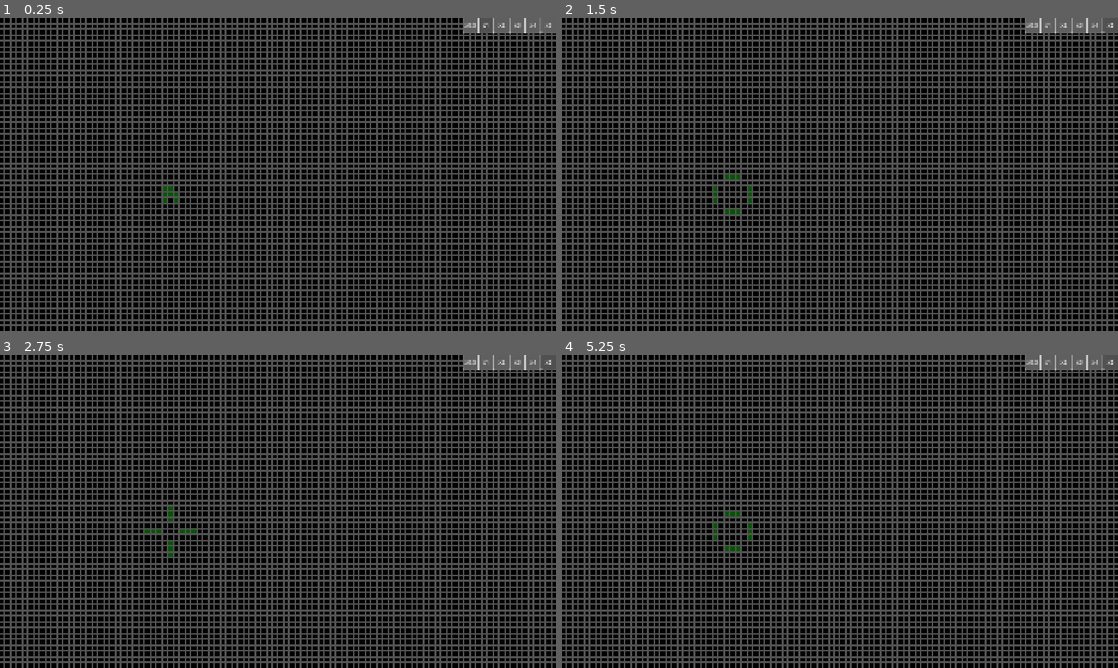
Above: before the commit, frames 1-4 (two rows, left to right).
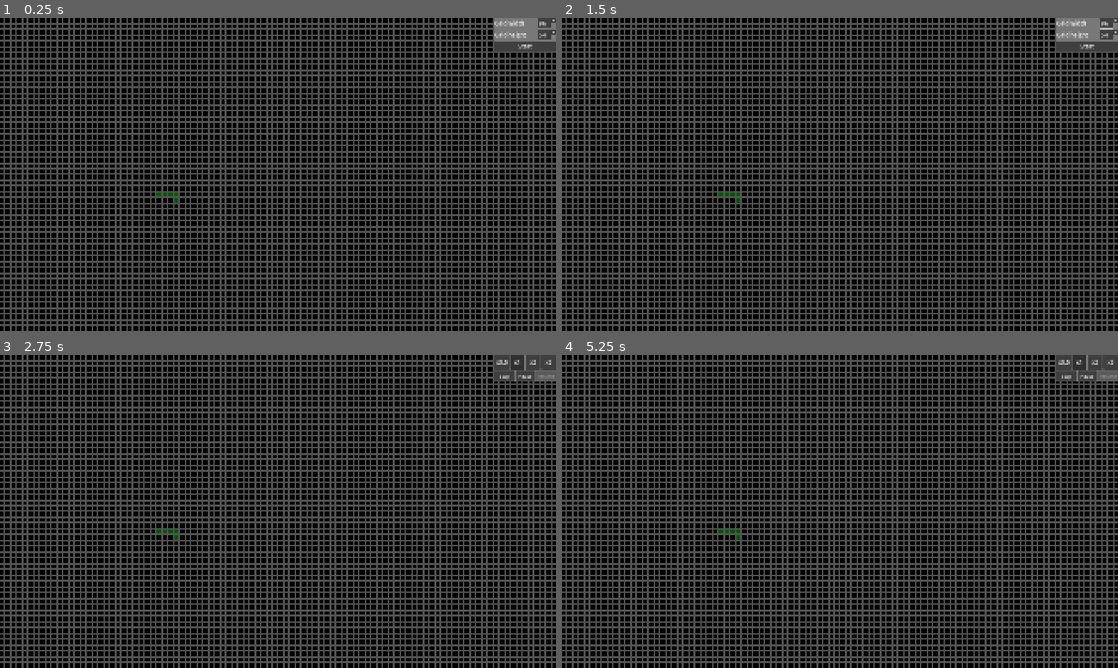
Above: after the commit, the same moments.

Repository: ExtriPL/Godot-Game-of-Life
Game: Godot game, scene res://scenes/game_view.tscn
Same seed, same stepped clock (60 frames per second), same inputs: the game is played once before the commit and once after it.
Inputs (mouse positions are in pixels of both pictures, inside the frame that each line leads up to):
- Up to frame 1 (0.25 s): no input
- Up to frame 2 (1.5 s): click (1095, 24) at 0.5 s, where only the run before the commit has a clickable "x4"; click (1112, 24) at 1.25 s, where only the run before the commit has a clickable "x5"
- Up to frame 3 (2.75 s): click (522, 383) at 2 s, where only the run after the commit has a clickable "Start"
- Up to frame 4 (5.25 s): click (1067, 376) at 2.75 s, where only the run after the commit has a clickable "Stop"; click (1084, 383) at 3.5 s, where only the run after the commit has a clickable "Start"; click (1084, 376) at 4.25 s, where only the run after the commit has a clickable "Pause"; click (1106, 376) at 5 s, where only the run after the commit has a clickable "Resume"

The runs differ from the first frame. In frame 1, 1.2% of the frame differs, in the area x 28-100%, y 0-60%; in frame 2, 1.3%, in the area x 27-100%, y 0-63%; in frame 3, 1.0%; in frame 4, 1.0%.

Commit message:
Create game flow control panel

Diff:
--- a/scenes/game_view.tscn
+++ b/scenes/game_view.tscn
@@ -4,9 +4,11 @@
 [ext_resource type="PackedScene" uid="uid://du5nb76yepynx" path="res://scenes/time_control.tscn" id="1_nc4dn"]
 [ext_resource type="Script" uid="uid://bggpim7gvuung" path="res://scripts/grid_visualizer.gd" id="1_pkiub"]
 [ext_resource type="Script" uid="uid://copqt3hyvb2yn" path="res://scripts/world_updater.gd" id="1_u2e3f"]
+[ext_resource type="PackedScene" uid="uid://cv5oks6utqwot" path="res://scenes/properties_control.tscn" id="2_na2vj"]
+[ext_resource type="PackedScene" uid="uid://bikwoxnuo1us2" path="res://scenes/phase_buttons.tscn" id="3_rljdn"]
 
 [sub_resource type="StyleBoxFlat" id="StyleBoxFlat_nc4dn"]
-bg_color = Color(0.78431374, 0.78431374, 0.78431374, 1)
+bg_color = Color(0.47058824, 0.47058824, 0.47058824, 1)
 
 [sub_resource type="Theme" id="Theme_nc4dn"]
 default_font_size = 4
@@ -20,7 +22,7 @@
 anchors_preset = 1
 anchor_left = 1.0
 anchor_right = 1.0
-offset_left = -320.0
+offset_left = -212.0
 offset_bottom = 50.0
 grow_horizontal = 0
 size_flags_horizontal = 3
@@ -38,9 +40,14 @@
 timer = NodePath("../../../../UpdateTimer")
 base_time_interval = 0.2
 
+[node name="PropertiesControl" parent="Canvas/Controls/HContainer" unique_id=1138384911 instance=ExtResource("2_na2vj")]
+layout_mode = 2
+
+[node name="PhaseButtons" parent="Canvas/Controls/HContainer" unique_id=1217455438 instance=ExtResource("3_rljdn")]
+layout_mode = 2
+
 [node name="UpdateTimer" type="Timer" parent="." unique_id=626593022]
 wait_time = 0.2
-autostart = true
 
 [node name="Grid" type="Node2D" parent="." unique_id=391665613]
 
@@ -51,14 +58,25 @@
 line_color = Color(0.32416296, 0.3241629, 0.32416287, 1)
 cell_alive_color = Color(0, 0.33765262, 0, 1)
 
-[node name="Updater" type="Node" parent="Grid" unique_id=261869783]
+[node name="Updater" type="Node" parent="Grid" unique_id=261869783 node_paths=PackedStringArray("properties")]
 script = ExtResource("1_u2e3f")
+properties = NodePath("../Properties")
 
-[node name="Visualizer" type="Node2D" parent="Grid" unique_id=1249074663]
+[node name="Visualizer" type="Node2D" parent="Grid" unique_id=1249074663 node_paths=PackedStringArray("properties", "state_holder")]
 script = ExtResource("1_pkiub")
+properties = NodePath("../Properties")
+state_holder = NodePath("../Updater")
 
 [node name="Camera2D" type="Camera2D" parent="." unique_id=733951472]
 
+[connection signal="grid_dimensions_changed" from="Canvas/Controls/HContainer/PropertiesControl" to="Grid/Properties" method="_selected_grid_dimensions_changed"]
+[connection signal="pause_button_pressed" from="Canvas/Controls/HContainer/PhaseButtons" to="Canvas/Controls/HContainer/TimeControl" method="_disable_time_buttons"]
+[connection signal="resume_button_pressed" from="Canvas/Controls/HContainer/PhaseButtons" to="Canvas/Controls/HContainer/TimeControl" method="_enable_time_buttons"]
+[connection signal="start_button_pressed" from="Canvas/Controls/HContainer/PhaseButtons" to="Canvas/Controls/HContainer/TimeControl" method="_show_time_buttons"]
+[connection signal="start_button_pressed" from="Canvas/Controls/HContainer/PhaseButtons" to="Canvas/Controls/HContainer/PropertiesControl" method="_on_start_button_pressed"]
+[connection signal="stop_button_pressed" from="Canvas/Controls/HContainer/PhaseButtons" to="Canvas/Controls/HContainer/TimeControl" method="_hide_time_buttons"]
+[connection signal="stop_button_pressed" from="Canvas/Controls/HContainer/PhaseButtons" to="Canvas/Controls/HContainer/PropertiesControl" method="_on_stop_button_pressed"]
 [connection signal="timeout" from="UpdateTimer" to="Grid/Updater" method="_update_world_state"]
+[connection signal="properties_changed" from="Grid/Properties" to="Grid/Updater" method="_grid_properties_changed"]
 [connection signal="properties_changed" from="Grid/Properties" to="Grid/Visualizer" method="redraw"]
 [connection signal="world_updated" from="Grid/Updater" to="Grid/Visualizer" method="redraw"]
--- /dev/null
+++ b/scenes/phase_buttons.tscn
@@ -0,0 +1,44 @@
+[gd_scene format=3 uid="uid://bikwoxnuo1us2"]
+
+[ext_resource type="Script" uid="uid://pcknix8n1lor" path="res://scripts/phase_buttons.gd" id="1_iqnjs"]
+
+[node name="PhaseButtons" type="VBoxContainer" unique_id=1217455438]
+custom_minimum_size = Vector2(212, 0)
+offset_right = 40.0
+offset_bottom = 40.0
+script = ExtResource("1_iqnjs")
+
+[node name="RunningButtons" type="HBoxContainer" parent="." unique_id=815094855]
+layout_mode = 2
+
+[node name="StopButton" type="Button" parent="RunningButtons" unique_id=666497510]
+custom_minimum_size = Vector2(0, 36)
+layout_mode = 2
+size_flags_horizontal = 3
+theme_override_font_sizes/font_size = 16
+text = "Stop"
+
+[node name="PauseButton" type="Button" parent="RunningButtons" unique_id=1378606630]
+custom_minimum_size = Vector2(0, 36)
+layout_mode = 2
+size_flags_horizontal = 3
+theme_override_font_sizes/font_size = 16
+text = "Pause"
+
+[node name="ResumeButton" type="Button" parent="RunningButtons" unique_id=1808248851]
+custom_minimum_size = Vector2(0, 36)
+layout_mode = 2
+size_flags_horizontal = 3
+theme_override_font_sizes/font_size = 15
+disabled = true
+text = "Resume"
+
+[node name="StartButton" type="Button" parent="." unique_id=383537919]
+layout_mode = 2
+theme_override_font_sizes/font_size = 20
+text = "Start"
+
+[connection signal="pressed" from="RunningButtons/StopButton" to="." method="_on_stop_button_pressed"]
+[connection signal="pressed" from="RunningButtons/PauseButton" to="." method="_on_pause_button_pressed"]
+[connection signal="pressed" from="RunningButtons/ResumeButton" to="." method="_on_resume_button_pressed"]
+[connection signal="pressed" from="StartButton" to="." method="_on_start_button_pressed"]
--- /dev/null
+++ b/scenes/properties_control.tscn
@@ -0,0 +1,63 @@
+[gd_scene format=3 uid="uid://cv5oks6utqwot"]
+
+[ext_resource type="Script" uid="uid://dsj47jtyjwjnu" path="res://scripts/properties_control.gd" id="1_0cfe5"]
+
+[sub_resource type="StyleBoxFlat" id="StyleBoxFlat_pq4au"]
+bg_color = Color(0.23529412, 0.23529412, 0.23529412, 1)
+
+[sub_resource type="StyleBoxFlat" id="StyleBoxFlat_0cfe5"]
+bg_color = Color(0.23529412, 0.23529412, 0.23529412, 1)
+
+[sub_resource type="Theme" id="Theme_pq4au"]
+LineEdit/constants/minimum_character_width = 2
+LineEdit/font_sizes/font_size = 20
+SpinBox/styles/down_background = SubResource("StyleBoxFlat_pq4au")
+SpinBox/styles/up_background = SubResource("StyleBoxFlat_0cfe5")
+
+[node name="PropertiesControl" type="VBoxContainer" unique_id=1138384911]
+clip_contents = true
+custom_minimum_size = Vector2(200, 0)
+offset_right = 172.0
+offset_bottom = 31.0
+script = ExtResource("1_0cfe5")
+
+[node name="GridWidth" type="HBoxContainer" parent="." unique_id=2126807354]
+custom_minimum_size = Vector2(212, 0)
+layout_mode = 2
+size_flags_vertical = 3
+
+[node name="Label" type="Label" parent="GridWidth" unique_id=1957875898]
+layout_mode = 2
+size_flags_horizontal = 3
+theme_override_font_sizes/font_size = 20
+text = "Grid width"
+
+[node name="SpinBox" type="SpinBox" parent="GridWidth" unique_id=1765194989]
+layout_mode = 2
+theme = SubResource("Theme_pq4au")
+theme_override_constants/set_min_buttons_width_from_icons = 1
+min_value = 96.0
+max_value = 500.0
+value = 96.0
+
+[node name="GridHeight" type="HBoxContainer" parent="." unique_id=507878196]
+custom_minimum_size = Vector2(212, 0)
+layout_mode = 2
+size_flags_vertical = 3
+
+[node name="Label" type="Label" parent="GridHeight" unique_id=1056322536]
+layout_mode = 2
+size_flags_horizontal = 3
+theme_override_font_sizes/font_size = 20
+text = "Grid height"
+
+[node name="SpinBox" type="SpinBox" parent="GridHeight" unique_id=130966600]
+layout_mode = 2
+theme = SubResource("Theme_pq4au")
+theme_override_constants/set_min_buttons_width_from_icons = 1
+min_value = 54.0
+max_value = 500.0
+value = 54.0
+
+[connection signal="value_changed" from="GridWidth/SpinBox" to="." method="_on_grid_width_changed"]
+[connection signal="value_changed" from="GridHeight/SpinBox" to="." method="_on_grid_height_changed"]
--- a/scenes/time_control.tscn
+++ b/scenes/time_control.tscn
@@ -4,7 +4,6 @@
 [ext_resource type="ButtonGroup" uid="uid://dxlm3jd8avojg" path="res://time_control_group.tres" id="2_kjivr"]
 
 [node name="TimeControl" type="HBoxContainer" unique_id=1191343558]
-custom_minimum_size = Vector2(300, 0)
 offset_right = 40.0
 offset_bottom = 40.0
 script = ExtResource("1_5fluw")
@@ -43,25 +42,7 @@
 button_group = ExtResource("2_kjivr")
 text = "x3"
 
-[node name="Time x4" type="Button" parent="." unique_id=1275743139]
-custom_minimum_size = Vector2(50, 50)
-layout_mode = 2
-theme_override_font_sizes/font_size = 20
-toggle_mode = true
-button_group = ExtResource("2_kjivr")
-text = "x4"
-
-[node name="Time x5" type="Button" parent="." unique_id=952556690]
-custom_minimum_size = Vector2(50, 50)
-layout_mode = 2
-theme_override_font_sizes/font_size = 20
-toggle_mode = true
-button_group = ExtResource("2_kjivr")
-text = "x5"
-
 [connection signal="pressed" from="Time xHalf" to="." method="override_time" binds= [0.5]]
 [connection signal="pressed" from="Time x1" to="." method="override_time" binds= [1.0]]
 [connection signal="pressed" from="Time x2" to="." method="override_time" binds= [2.0]]
 [connection signal="pressed" from="Time x3" to="." method="override_time" binds= [3.0]]
-[connection signal="pressed" from="Time x4" to="." method="override_time" binds= [4.0]]
-[connection signal="pressed" from="Time x5" to="." method="override_time" binds= [5.0]]
--- a/scripts/grid_properties.gd
+++ b/scripts/grid_properties.gd
@@ -24,3 +24,7 @@
 	set(value):
 		cell_alive_color = value
 		properties_changed.emit()
+
+
+func _selected_grid_dimensions_changed(value: Vector2i) -> void:
+	dimensions = value
--- a/scripts/grid_visualizer.gd
+++ b/scripts/grid_visualizer.gd
@@ -1,27 +1,34 @@
 extends Node2D
 
-@onready var properties: GridProperties = $"../Properties"
-@onready var world: WorldUpdater = $"../Updater"
+## Properties of a grid that will be visualized
+@export var properties: GridProperties
+## Class that holds the state of the world
+@export var state_holder: WorldStateHolder
+
+## Point at which (0, 0) grid point will be drawn
+var _start_offset: Vector2
+## Size of a single cell in the form of a vector
+var _grid_cell_size: Vector2
+
+func _ready() -> void:
+	redraw()
 
 
 func _draw() -> void:
 	# Suppose world's (0, 0) point is in the middle of the grid
-	var dimensions: Vector2 = (properties.dimensions as Vector2)
-	var cell_size: float = properties.cell_size
-	var cell_size2: Vector2 = Vector2(cell_size, cell_size)
-	var start_offset: Vector2 = -dimensions / 2.0
+	var dimensions: Vector2i = properties.dimensions
 
 	# Draw alive cells
 	var cell_color: Color = properties.cell_alive_color
 
 	for y in range(0, dimensions.y):
 		for x in range(0, dimensions.x):
-			if not world.get_state_at(x, y):
+			if not state_holder.get_state_at(x, y):
 				continue
 
 			# Cell is alive. We need to draw it
-			var cell_position: Vector2 = (start_offset + Vector2(x, y)) * cell_size
-			var rect: Rect2 = Rect2(cell_position, cell_size2)
+			var cell_position: Vector2 = _grid_to_world_position(x, y)
+			var rect: Rect2 = Rect2(cell_position, _grid_cell_size)
 			draw_rect(rect, cell_color, true)
 
 	# Draw grid lines
@@ -29,16 +36,24 @@
 
 	# Draw vertical lines
 	for x in range(0, dimensions.x + 1):
-		var start_pos: Vector2 = start_offset + Vector2(x, 0)
-		var end_pos: Vector2 = start_offset + Vector2(x, properties.dimensions.y)
-		draw_line(start_pos * cell_size, end_pos * cell_size, line_color)
+		var start_pos: Vector2 = _grid_to_world_position(x, 0)
+		var end_pos: Vector2 = _grid_to_world_position(x, dimensions.y)
+		draw_line(start_pos, end_pos, line_color)
 
 	# Draw horizontal lines
 	for y in range(0, dimensions.y + 1):
-		var start_pos: Vector2 = start_offset + Vector2(0, y)
-		var end_pos: Vector2 = start_offset + Vector2(properties.dimensions.x, y)
-		draw_line(start_pos * cell_size, end_pos * cell_size, line_color)
+		var start_pos: Vector2 = _grid_to_world_position(0, y)
+		var end_pos: Vector2 = _grid_to_world_position(dimensions.x, y)
+		draw_line(start_pos, end_pos, line_color)
+
 
 ## Redraws the grid based on the newest properties
 func redraw() -> void:
+	_start_offset = -properties.dimensions / 2.0 * properties.cell_size
+	_grid_cell_size = Vector2(properties.cell_size, properties.cell_size)
 	queue_redraw()
+
+
+## Converts postion from grid to world coordinates
+func _grid_to_world_position(x: int, y: int) -> Vector2:
+	return _start_offset + Vector2(x, y) * properties.cell_size
--- /dev/null
+++ b/scripts/phase_buttons.gd
@@ -0,0 +1,52 @@
+extends VBoxContainer
+
+## Signal emitted when the start button is pressed
+signal start_button_pressed
+## Signal emitted when the stop button is pressed
+signal stop_button_pressed
+## Signal emitted when the pause button is pressed
+signal pause_button_pressed
+## Signal emitted when the resume button is pressed
+signal resume_button_pressed
+
+@onready var running_buttons: Control = $RunningButtons
+@onready var start_button: Control = $StartButton
+@onready var pause_button: Button = $RunningButtons/PauseButton
+@onready var resume_button: Button = $RunningButtons/ResumeButton
+
+
+# Called when the node enters the scene tree for the first time.
+func _ready() -> void:
+	# Only the start button should be visible at the start
+	start_button.visible = true
+	running_buttons.visible = false
+
+	pause_button.disabled = false
+	resume_button.disabled = true
+
+func _on_start_button_pressed() -> void:
+	# Show only the running buttons
+	running_buttons.visible = true
+	start_button.visible = false
+	start_button_pressed.emit()
+
+
+func _on_stop_button_pressed() -> void:
+	# Return back to the start button
+	running_buttons.visible = false
+	start_button.visible = true
+	stop_button_pressed.emit()
+
+
+func _on_pause_button_pressed() -> void:
+	# Game should be pause at this moment, so it needs resuming
+	pause_button.disabled = true
+	resume_button.disabled = false
+	pause_button_pressed.emit()
+
+
+func _on_resume_button_pressed() -> void:
+	# Game should be running from this moment, so it can be paused
+	pause_button.disabled = false
+	resume_button.disabled = true
+	resume_button_pressed.emit()
--- /dev/null
+++ b/scripts/properties_control.gd
@@ -0,0 +1,31 @@
+extends VBoxContainer
+
+## Signal emitted when the size of the grid is changed
+signal grid_dimensions_changed(value: Vector2i)
+
+var _current_grid_size: Vector2i
+
+
+func _ready() -> void:
+	var grid_width: int  = ($GridWidth/SpinBox as SpinBox).value as int
+	var grid_height: int  = ($GridHeight/SpinBox as SpinBox).value as int
+
+	_current_grid_size = Vector2i(grid_width, grid_height)
+	grid_dimensions_changed.emit(_current_grid_size)
+
+
+func _on_grid_width_changed(value: int) -> void:
+	_current_grid_size.x = value
+	grid_dimensions_changed.emit(_current_grid_size)
+
+
+func _on_grid_height_changed(value: int) -> void:
+	_current_grid_size.y = value
+	grid_dimensions_changed.emit(_current_grid_size)
+
+
+func _on_start_button_pressed() -> void:
+	visible = false
+
+func _on_stop_button_pressed() -> void:
+	visible = true
--- a/scripts/time_control.gd
+++ b/scripts/time_control.gd
@@ -6,7 +6,43 @@
 @export var base_time_interval: float
 
 
+func _ready() -> void:
+	# The time buttons are hidden by default
+	_hide_time_buttons()
+
+
 ## Changes the time interval used by the timer. New interval will be equal to
 ## [base_time_interval] * [param override_value].
 func override_time(override_value: float) -> void:
 	timer.wait_time = base_time_interval / override_value
+
+
+## Enables all time buttons
+func _enable_time_buttons() -> void:
+	_change_time_buttons_disabled(false)
+
+
+## Disables all time buttons
+func _disable_time_buttons() -> void:
+	_change_time_buttons_disabled(true)
+
+
+func _show_time_buttons() -> void:
+	visible = true
+	_enable_time_buttons()
+
+
+func _hide_time_buttons() -> void:
+	visible = false
+	_disable_time_buttons()
+
+
+## Changes the disabled state of the time buttons
+## [param disabled] - should the buttons be disabled?
+func _change_time_buttons_disabled(disabled: bool) -> void:
+	for child in get_children(true):
+		if child is not Button:
+			continue
+
+		var time_button: Button = child as Button
+		time_button.disabled = disabled
--- /dev/null
+++ b/scripts/world_state_holder.gd
@@ -0,0 +1,33 @@
+@abstract
+class_name WorldStateHolder
+extends Node
+
+## Properties of a grid this class holds
+@export var properties: GridProperties
+
+var _states: Array[bool]
+
+func _ready() -> void:
+	_grid_properties_changed()
+
+## Checks if the cell is alive at the given grid position
+## returns: True, if the cell is alive. False otherwise
+func get_state_at(x: int, y: int) -> bool:
+	return _states[_get_array_position(x, y)]
+
+
+## Sets state of the cell at the given grid position
+func set_state_at(x: int, y: int, state: bool) -> void:
+	_states[_get_array_position(x, y)] = state
+
+## Converts grid coordinates into internal array representation's position
+## returns: Index inside the [_alive_states] array
+func _get_array_position(x: int, y: int) -> int:
+	return y * properties.dimensions.x + x
+
+
+func _grid_properties_changed() -> void:
+	var cell_count: int = properties.dimensions.x * properties.dimensions.y
+	_states = []
+	_states.resize(cell_count)
+	_states.fill(false)
--- a/scripts/world_updater.gd
+++ b/scripts/world_updater.gd
@@ -1,35 +1,17 @@
 class_name WorldUpdater
-extends Node
+extends WorldStateHolder
 
 ## Signal emitted whenever the state of the world is updated
 signal world_updated
 
-@onready var properties: GridProperties = $"../Properties"
-
 ## Array that contains the internal state of the world cells
 var _previous_states: Array[bool]
-var _current_states: Array[bool]
-
-
-# Called when the node enters the scene tree for the first time.
-func _ready() -> void:
-	var cell_count: int = properties.dimensions.x * properties.dimensions.y
-	_previous_states = []
-	_previous_states.resize(cell_count)
-	_previous_states.fill(false)
-	_current_states = _previous_states.duplicate()
-
-	set_state_at(30, 30, true)
-	set_state_at(30, 31, true)
-	set_state_at(29, 30, true)
-	set_state_at(28, 30, true)
-	set_state_at(27, 30, true)
 
 
 func _update_world_state() -> void:
 	# First move the world state to the previous state array and clear the current state
-	_previous_states = _current_states.duplicate()
-	_current_states.fill(false)
+	_previous_states = _states.duplicate()
+	_states.fill(false)
 
 	## Go through all cells in the grid and update their state
 	for y in range(0, properties.dimensions.y):
@@ -40,26 +22,10 @@
 	world_updated.emit()
 
 
-## Checks if the cell is alive at the given grid position
-## returns: True, if the cell is alive. False otherwise
-func get_state_at(x: int, y: int) -> bool:
-	return _current_states[_get_array_position(x, y)]
-
-
-## Sets state of the cell at the given grid coordinates
-func set_state_at(x: int, y: int, state: bool) -> void:
-	_current_states[_get_array_position(x, y)] = state
-
-
 ## Checks if the cell was alive at the given grid position in the previous interation
 ## returns: True, if the cell was alive. False otherwise
 func get_state_at_previous(x: int, y: int) -> bool:
 	return _previous_states[_get_array_position(x, y)]
-
-## Converts grid coordinates into internal array representation's position
-## returns: Index inside the [_alive_states] array
-func _get_array_position(x: int, y: int) -> int:
-	return y * properties.dimensions.x + x
 
 
 ## Determines if the cell at the given coordinates should be alive in the next iteration
@@ -104,3 +70,14 @@
 				alive_around += 1
 
 	return alive_around
+
+
+func _grid_properties_changed() -> void:
+	super._grid_properties_changed()
+
+	_previous_states = _states.duplicate()
+	set_state_at(30, 30, true)
+	set_state_at(30, 31, true)
+	set_state_at(29, 30, true)
+	set_state_at(28, 30, true)
+	set_state_at(27, 30, true)
Not shown, added: scripts/phase_buttons.gd.uid
Not shown, added: scripts/properties_control.gd.uid
Not shown, added: scripts/world_state_holder.gd.uid
